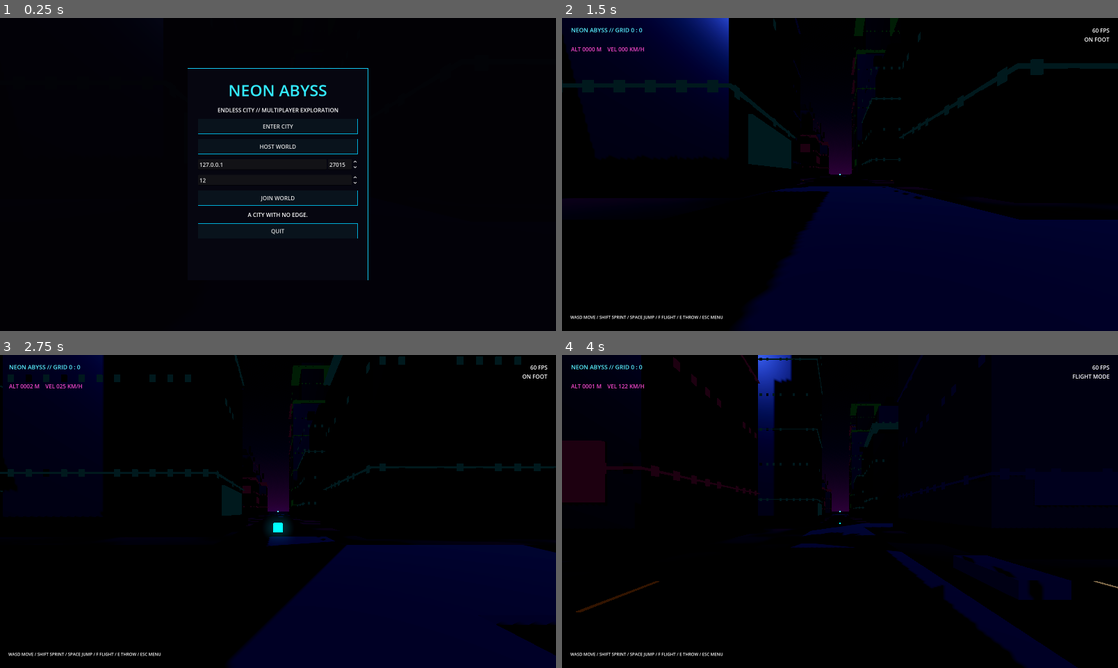
Above: before the commit, frames 1-4 (two rows, left to right).
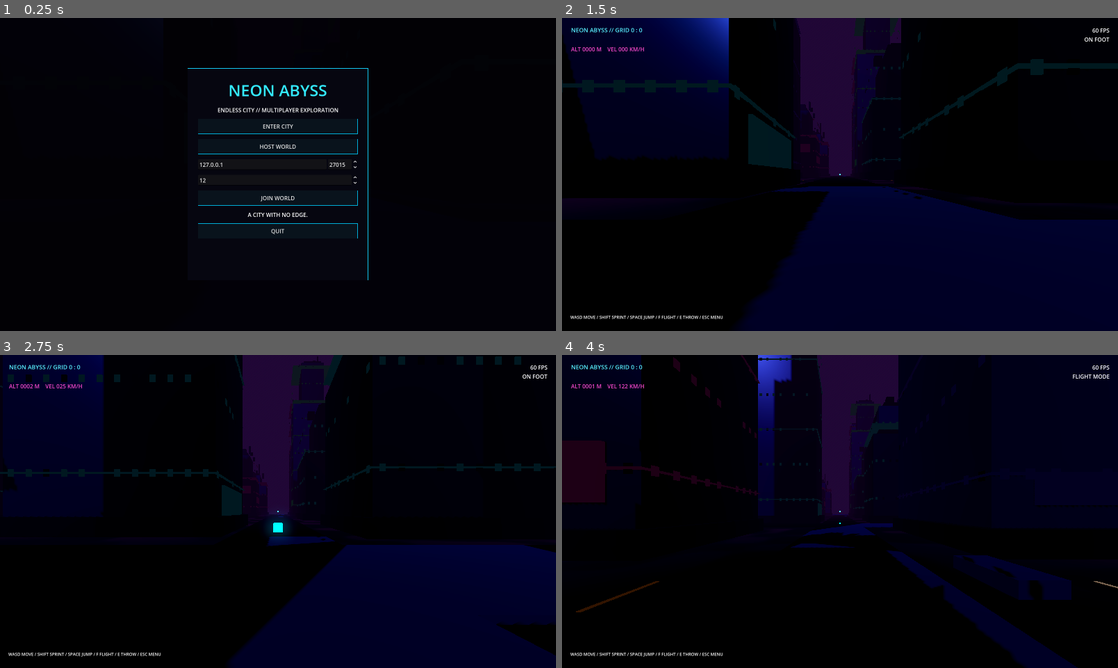
Above: after the commit, the same moments.

Repository: Liladizilla/neon-abyss
Game: Godot game, scene res://scenes/main.tscn
Same seed, same stepped clock (60 frames per second), same inputs: the game is played once before the commit and once after it.
Inputs (mouse positions are in pixels of both pictures, inside the frame that each line leads up to):
- Up to frame 1 (0.25 s): no input
- Up to frame 2 (1.5 s): click "ENTER CITY" at 0.5 s; tap Enter at 1.25 s; move the mouse to (867, 174) at 1.27 s; hold W (move_forward) from 1.28 s (still down); hold Shift (sprint) from 1.28 s (still down)
- Up to frame 3 (2.75 s): keep holding W (move_forward); tap Space (jump) at 1.52, 2.27 s; move the mouse to (250, 511) at 2.02 s; release Shift (sprint) at 2.03 s; tap E (throw_prop) at 2.1 s
- Up to frame 4 (4 s): keep holding W (move_forward); move the mouse to (851, 505) at 2.77 s; hold F (toggle_flight) 2.78-3.53 s; move the mouse to (834, 517) at 3.52 s; tap Ctrl at 3.6 s; tap Space (jump) at 3.77 s

The runs differ from the first frame. In frame 2, 5.0% of the frame differs, in the area x 42-61%, y 0-51%; in frame 3, 5.1%, in the area x 43-60%, y 0-52%; in frame 4, 4.5%.

Commit message:
fix: use compatible atmospheric fog settings on older GPUs

Diff:
--- a/scripts/game_root.gd
+++ b/scripts/game_root.gd
@@ -65,13 +65,12 @@
     env.tonemap_mode=Environment.TONE_MAPPER_FILMIC
     env.glow_enabled=true
     env.glow_intensity=0.8
-    env.ssao_enabled=true
-    env.ssao_radius=2.0
-    env.ssao_intensity=1.7
-    env.ssil_enabled=true
-    env.volumetric_fog_enabled=true
-    env.volumetric_fog_density=0.018
-    env.volumetric_fog_albedo=Color(0.21,0.12,0.34)
+    # OpenGL Compatibility keeps the game runnable on older integrated GPUs.
+    # Atmospheric depth uses distance fog and emissive materials instead of Vulkan-only volumetrics.
+    env.fog_enabled=true
+    env.fog_light_color=Color(0.12,0.045,0.18)
+    env.fog_density=0.0032
+    env.fog_sun_scatter=0.08
     env.volumetric_fog_emission=Color(0.025,0.009,0.045)
     var we=WorldEnvironment.new()
     we.environment=env
